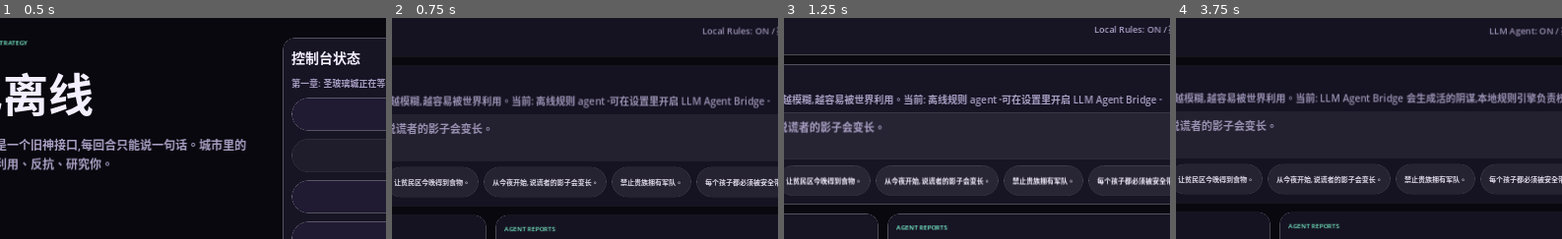
Above: before the commit, frames 1-4 (left to right).
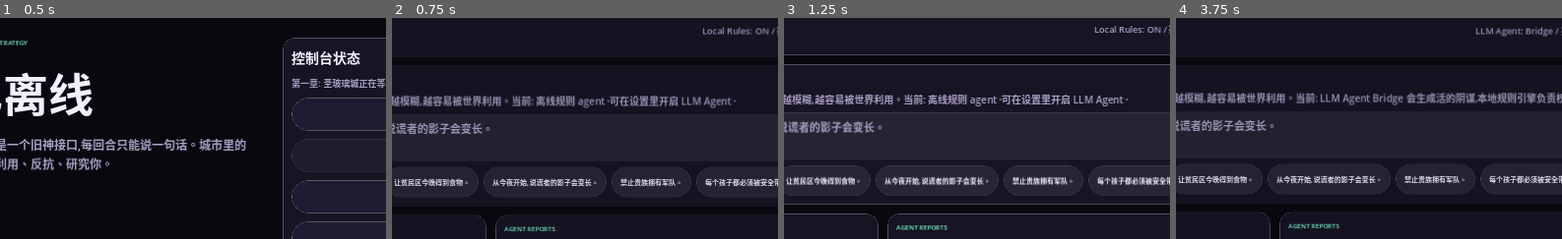
Above: after the commit, the same moments.

Repository: nanyang12138/translational-scientist---AIbot
Game: Godot game, scene res://scenes/main.tscn
Two runs of this game, one before a commit and one after it. Both use one fixed random seed, a clock stepped at 60 frames per second and the inputs below.
Inputs (mouse positions are % of the whole screen's width and height, from its top left):
- Up to frame 1 (0.5 s): no input
- Up to frame 2 (0.75 s): click "开始新游戏" at 0.5 s
- Up to frame 3 (1.25 s): no input
- Up to frame 4 (3.75 s): click (50, 30) at 1.27 s; type "Alex" at 1.35 s; click "从今夜开始,说谎者的影子会变长。" at 2 s; click "从今夜开始,说谎者的影子会变长。" at 2.75 s; click "LLM 开关" at 3.5 s
The pictures show only the part of the screen within x 15-65%, y 4-54%; the shares and areas given below are measured in that part.

Frame 1 is identical in both runs. In frame 2, 0.2% of the frame differs, in the area x 88-98%, y 35-41%; in frame 3, 0.2%; in frame 4, 0.4%, in the area x 77-98%, y 4-9%.

Commit message:
Add in-game AMD gateway login
Co-authored-by: nanyang12138 <nanyang12138@users.noreply.github.com>

Diff:
--- a/godot/scripts/llm_agent_client.gd
+++ b/godot/scripts/llm_agent_client.gd
@@ -52,3 +52,155 @@
 		}
 
 	return parsed
+
+
+func resolve_oracle_direct_openai(root: Node, settings: Dictionary, oracle: String, game: Dictionary) -> Dictionary:
+	var base_url: String = String(settings.get("base_url", "https://llm-api.amd.com/OpenAI")).strip_edges()
+	var model: String = String(settings.get("model", "gpt-5.5")).strip_edges()
+	var subscription_key: String = String(settings.get("subscription_key", "")).strip_edges()
+	var user_header: String = String(settings.get("user", "")).strip_edges()
+	var placeholder_key: String = String(settings.get("placeholder_key", "placeholder-key")).strip_edges()
+	if base_url.is_empty() or model.is_empty() or subscription_key.is_empty():
+		return {
+			"ok": false,
+			"error": "missing_direct_settings",
+			"message": "直连 AMD Gateway 需要 base URL、model 和 subscription key。"
+		}
+
+	var endpoint: String = _join_url(base_url, "chat/completions")
+	var http := HTTPRequest.new()
+	http.timeout = DEFAULT_TIMEOUT
+	root.add_child(http)
+
+	var body := _build_chat_completion_body(model, oracle, game)
+	var headers := [
+		"Content-Type: application/json",
+		"Authorization: Bearer %s" % (placeholder_key if not placeholder_key.is_empty() else "placeholder-key"),
+		"Ocp-Apim-Subscription-Key: %s" % subscription_key
+	]
+	if not user_header.is_empty():
+		headers.append("user: %s" % user_header)
+
+	var error := http.request(endpoint, headers, HTTPClient.METHOD_POST, JSON.stringify(body))
+	if error != OK:
+		http.queue_free()
+		return {
+			"ok": false,
+			"error": "request_failed",
+			"message": "无法请求 AMD/OpenAI Gateway: %s" % error
+		}
+
+	var completed: Array = await http.request_completed
+	http.queue_free()
+
+	var status_code: int = int(completed[1])
+	var response_body: PackedByteArray = completed[3]
+	var text: String = response_body.get_string_from_utf8()
+	if status_code < 200 or status_code >= 300:
+		return {
+			"ok": false,
+			"error": "http_error",
+			"message": "AMD/OpenAI Gateway 返回 HTTP %d: %s" % [status_code, text.left(240)]
+		}
+
+	var parsed = JSON.parse_string(text)
+	if typeof(parsed) != TYPE_DICTIONARY:
+		return {
+			"ok": false,
+			"error": "invalid_json",
+			"message": "AMD/OpenAI Gateway 没有返回 JSON。"
+		}
+
+	var content: String = _extract_chat_content(parsed)
+	var agent_output = _parse_json_object(content)
+	if typeof(agent_output) != TYPE_DICTIONARY:
+		return {
+			"ok": false,
+			"error": "invalid_agent_json",
+			"message": "模型回复不是可解析的 agent JSON。"
+		}
+
+	agent_output.ok = true
+	agent_output.provider = "direct-amd-openai"
+	agent_output.model = model
+	return agent_output
+
+
+func _build_chat_completion_body(model: String, oracle: String, game: Dictionary) -> Dictionary:
+	var is_gpt5 := model.to_lower().begins_with("gpt-5")
+	var body := {
+		"model": model,
+		"temperature": 1.0 if is_gpt5 else 0.9,
+		"max_completion_tokens": 1200,
+		"messages": [
+			{
+				"role": "system",
+				"content": "你是《神已离线》的多 agent 导演系统。你必须只输出 JSON。所有文本使用简体中文。不要输出 markdown。"
+			},
+			{
+				"role": "user",
+				"content": JSON.stringify({
+					"task": "根据玩家神谕生成一轮 agent 叙事。六个 faction_outcomes 必须对应 council/church/merchants/syndicate/revolt/gazette。deltas 只能使用 order/faith/hunger/unrest/secrecy/inequality/freedom/wealth/paranoia/fear,每个数值建议在 -12 到 12。必须包含 headline/director_note/faction_outcomes/rumor/citizen/ui/memories。",
+					"oracle": oracle,
+					"world_state": {
+						"turn": game.get("turn", 0),
+						"prophecy": game.get("prophecy", ""),
+						"stats": game.get("stats", {}),
+						"factions": game.get("factions", []),
+						"memories": game.get("memories", [])
+					}
+				})
+			}
+		]
+	}
+	if not is_gpt5:
+		body.response_format = {"type": "json_object"}
+	return body
+
+
+func _extract_chat_content(response: Dictionary) -> String:
+	var choices = response.get("choices", [])
+	if typeof(choices) != TYPE_ARRAY or choices.is_empty():
+		return ""
+	var first = choices[0]
+	if typeof(first) != TYPE_DICTIONARY:
+		return ""
+	var message = first.get("message", {})
+	if typeof(message) != TYPE_DICTIONARY:
+		return ""
+	return String(message.get("content", ""))
+
+
+func _parse_json_object(text: String):
+	var direct = JSON.parse_string(text)
+	if typeof(direct) == TYPE_DICTIONARY:
+		return direct
+	var start := text.find("{")
+	if start < 0:
+		return null
+	var depth := 0
+	var in_string := false
+	var escaped := false
+	for index in range(start, text.length()):
+		var character := text[index]
+		if in_string:
+			if escaped:
+				escaped = false
+			elif character == "\\":
+				escaped = true
+			elif character == "\"":
+				in_string = false
+			continue
+		if character == "\"":
+			in_string = true
+		elif character == "{":
+			depth += 1
+		elif character == "}":
+			depth -= 1
+			if depth == 0:
+				return JSON.parse_string(text.substr(start, index - start + 1))
+	return null
+
+
+func _join_url(base_url: String, suffix: String) -> String:
+	return "%s/%s" % [base_url.trim_suffix("/"), suffix.trim_prefix("/")]
--- a/godot/scripts/main_controller.gd
+++ b/godot/scripts/main_controller.gd
@@ -12,7 +12,13 @@
 var oracle_input: TextEdit
 var status_label: Label
 var llm_enabled := false
+var llm_mode := "bridge"
 var llm_endpoint := "http://127.0.0.1:8787/resolve"
+var amd_base_url := "https://llm-api.amd.com/OpenAI"
+var amd_model := "gpt-5.5"
+var amd_subscription_key := ""
+var amd_user := ""
+var amd_placeholder_key := "placeholder-key"
 var llm_request_in_flight := false
 
 var palette := {
@@ -135,13 +141,19 @@
 		"发行: Windows/macOS/Linux 导出预设、Steam capsule、trailer、手柄适配。"
 	]))
 	layout.add_child(_label("LLM Agent Bridge", 28, palette.gold))
-	layout.add_child(_label("开启后,游戏会调用本机 Agent Bridge 生成更活的阵营行动、阴谋和 NPC 记忆; 本地规则引擎仍负责校验和结算。", 18, palette.muted, HORIZONTAL_ALIGNMENT_LEFT, true))
+	layout.add_child(_label("开启后,游戏会调用本机 Agent Bridge 或直接请求 AMD LLM Gateway,生成更活的阵营行动、阴谋和 NPC 记忆; 本地规则引擎仍负责校验和结算。", 18, palette.muted, HORIZONTAL_ALIGNMENT_LEFT, true))
 	var llm_toggle := CheckButton.new()
 	llm_toggle.text = "启用 LLM Agent 模式"
 	llm_toggle.button_pressed = llm_enabled
 	llm_toggle.add_theme_font_size_override("font_size", 20)
 	llm_toggle.add_theme_color_override("font_color", palette.text)
 	layout.add_child(llm_toggle)
+	var mode_select := OptionButton.new()
+	mode_select.add_item("本地 Agent Bridge", 0)
+	mode_select.add_item("直连 AMD LLM Gateway", 1)
+	mode_select.selected = 1 if llm_mode == "direct_amd" else 0
+	mode_select.add_theme_font_size_override("font_size", 18)
+	layout.add_child(mode_select)
 	var endpoint_input := LineEdit.new()
 	endpoint_input.text = llm_endpoint
 	endpoint_input.placeholder_text = "http://127.0.0.1:8787/resolve"
@@ -149,9 +161,25 @@
 	endpoint_input.add_theme_color_override("font_color", palette.text)
 	endpoint_input.add_theme_stylebox_override("normal", _style(Color(1, 1, 1, 0.065), 14))
 	layout.add_child(endpoint_input)
+	layout.add_child(_label("AMD Gateway 登录入口", 24, palette.gold))
+	layout.add_child(_label("密钥只保存在本次游戏运行内存中,不会写入存档或仓库。AMD OpenAI/GPT endpoint 默认是 https://llm-api.amd.com/OpenAI。", 16, palette.muted, HORIZONTAL_ALIGNMENT_LEFT, true))
+	var amd_base_input := _line_edit(amd_base_url, "https://llm-api.amd.com/OpenAI")
+	layout.add_child(amd_base_input)
+	var amd_model_input := _line_edit(amd_model, "gpt-5.5")
+	layout.add_child(amd_model_input)
+	var amd_key_input := _line_edit(amd_subscription_key, "AMD_LLM_GATEWAY_KEY / Ocp-Apim-Subscription-Key")
+	amd_key_input.secret = true
+	layout.add_child(amd_key_input)
+	var amd_user_input := _line_edit(amd_user, "user header, 例如你的 AMD 用户名")
+	layout.add_child(amd_user_input)
 	layout.add_child(_small_button("保存 LLM 设置", func():
 		llm_enabled = llm_toggle.button_pressed
+		llm_mode = "direct_amd" if mode_select.selected == 1 else "bridge"
 		llm_endpoint = endpoint_input.text.strip_edges()
+		amd_base_url = amd_base_input.text.strip_edges()
+		amd_model = amd_model_input.text.strip_edges()
+		amd_subscription_key = amd_key_input.text.strip_edges()
+		amd_user = amd_user_input.text.strip_edges()
 		_show_main_menu()
 	))
 	layout.add_child(_menu_button("返回主菜单", func(): _show_main_menu()))
@@ -210,7 +238,8 @@
 	title.add_child(_eyebrow("OLD GOD CONSOLE / %s" % game.city_name))
 	title.add_child(_label("回合 %d" % int(game.turn), 32, palette.text))
 
-	var mode_text := "LLM Agent: ON" if llm_enabled else "Local Rules: ON"
+	var mode_name := "Direct AMD" if llm_mode == "direct_amd" else "Bridge"
+	var mode_text := "LLM Agent: %s" % mode_name if llm_enabled else "Local Rules: ON"
 	status_label = _label("%s / 控制台等待神谕。" % mode_text, 18, palette.muted)
 	row.add_child(status_label)
 	var llm_button := _small_button("LLM 开关", func():
@@ -234,7 +263,7 @@
 	layout.add_theme_constant_override("separation", 12)
 	panel.add_child(layout)
 	layout.add_child(_eyebrow("ISSUE ORACLE"))
-	var mode_hint := "当前: LLM Agent Bridge 会生成活的阴谋,本地规则引擎负责校验。" if llm_enabled else "当前: 离线规则 agent。可在设置里开启 LLM Agent Bridge。"
+	var mode_hint := "当前: %s 会生成活的阴谋,本地规则引擎负责校验。" % ("直连 AMD Gateway" if llm_mode == "direct_amd" else "LLM Agent Bridge") if llm_enabled else "当前: 离线规则 agent。可在设置里开启 LLM Agent。"
 	layout.add_child(_label("每回合只能说一句话。越模糊,越容易被世界利用。%s" % mode_hint, 20, palette.muted, HORIZONTAL_ALIGNMENT_LEFT, true))
 
 	oracle_input = TextEdit.new()
@@ -268,8 +297,18 @@
 	oracle_input.editable = false
 	if llm_enabled:
 		llm_request_in_flight = true
-		_show_status("正在等待 LLM Agent Bridge 回应...", false)
-		var agent_result: Dictionary = await llm_client.resolve_oracle(get_tree().root, llm_endpoint, text, game)
+		_show_status("正在等待 %s 回应..." % ("AMD LLM Gateway" if llm_mode == "direct_amd" else "LLM Agent Bridge"), false)
+		var agent_result: Dictionary
+		if llm_mode == "direct_amd":
+			agent_result = await llm_client.resolve_oracle_direct_openai(get_tree().root, {
+				"base_url": amd_base_url,
+				"model": amd_model,
+				"subscription_key": amd_subscription_key,
+				"user": amd_user,
+				"placeholder_key": amd_placeholder_key
+			}, text, game)
+		else:
+			agent_result = await llm_client.resolve_oracle(get_tree().root, llm_endpoint, text, game)
 		llm_request_in_flight = false
 		if bool(agent_result.get("ok", false)):
 			game = engine.resolve_oracle_with_agent(game, text, agent_result)
@@ -525,6 +564,17 @@
 	return label
 
 
+func _line_edit(text: String, placeholder: String) -> LineEdit:
+	var input := LineEdit.new()
+	input.text = text
+	input.placeholder_text = placeholder
+	input.add_theme_font_size_override("font_size", 18)
+	input.add_theme_color_override("font_color", palette.text)
+	input.add_theme_color_override("font_placeholder_color", palette.muted)
+	input.add_theme_stylebox_override("normal", _style(Color(1, 1, 1, 0.065), 14))
+	return input
+
+
 func _menu_button(text: String, callback: Callable) -> Button:
 	var button := _button_base(text)
 	button.custom_minimum_size = Vector2(0, 58)
Not shown, changed: AGENTS.md
Not shown, changed: README.md
Not shown, changed: dist/windows/GodIsOffline-Windows.zip
Not shown, changed: tools/validate_godot_project.mjs
